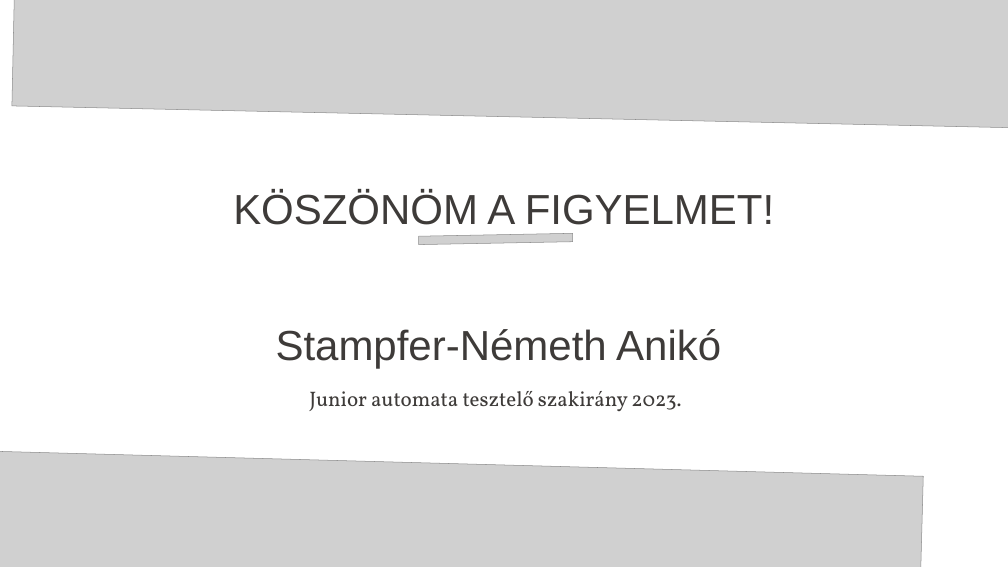
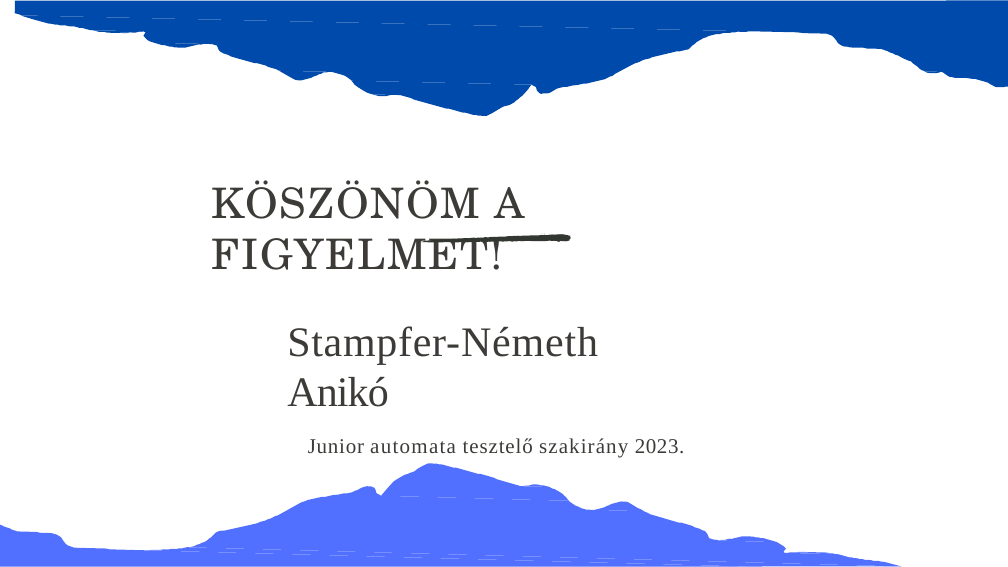
Before and after one commit to nemanihun/conduit, a slide deck: slide 8 of Vizsgaremek-vedes/Stampfer-Nemeth-Aniko-Conduit-Vizsgaremek-vedes-prezentacio.pptx. Drawn at 1008x567 pixels with LibreOffice and Linux fonts; fonts in the diff are those of the drawing; grey boxes stand for pictures; background and template pictures are left out. Boxes give left, top, right and bottom in pixels: in the first picture for what was removed or moved away, otherwise in the second. Text is boxed around its words. In the diff, an @@ line names an element or a change of style, - is before the commit and + after.

Commit message:
Final presentation 2023/04/22

```diff
--- a/Vizsgaremek-vedes/Stampfer-Nemeth-Aniko-Conduit-Vizsgaremek-vedes-prezentacio.pptx
+++ b/Vizsgaremek-vedes/Stampfer-Nemeth-Aniko-Conduit-Vizsgaremek-vedes-prezentacio.pptx
@@ picture removed at bbox=[12, 0, 1008, 127] @@
@@ freeform shape added at bbox=[15, 1, 1008, 116], fill #004AAC @@
@@ title "KÖSZÖNÖM A FIGYELMET!": place and size @@
-title "KÖSZÖNÖM A FIGYELMET!" at bbox=[233, 190, 774, 225]
+title "KÖSZÖNÖM A FIGYELMET!" at bbox=[212, 180, 524, 270]
@@ title "KÖSZÖNÖM A FIGYELMET!" at bbox=[212, 180, 524, 270]: font Arial to TeX Gyre Schola, text colour #3E3B39 to #3D3B38; letter spacing 0 to 3 pt in "KÖSZÖNÖM"; letter spacing 0 to 2.5 pt in "FIGYELMET!"; alignment centre to left; indent changed; line spacing 72pt to 1; more space between paragraphs @@
@@ picture removed at bbox=[419, 233, 573, 245] @@
@@ freeform shape added at bbox=[420, 234, 571, 242], fill #333731 @@
@@ text at bbox=[287, 326, 598, 407]: font Arial to Times New Roman, text colour #3E3B39 to #3D3B38 in "Stampfer-Németh Anikó"; letter spacing 0 to 1.1 pt, letter spacing 0 to 1.2 pt in "Stampfer-Németh"; letter spacing 0 to -1.2 pt in "Anikó"; alignment centre to left; indent changed; line spacing 78pt to 1; more space between paragraphs @@
@@ text "Stampfer-Németh Anikó": place and size @@
-text "Stampfer-Németh Anikó" at bbox=[276, 329, 721, 369]
+text "Stampfer-Németh Anikó" at bbox=[287, 326, 685, 458]
@@ text removed at bbox=[309, 391, 681, 411] @@
-Junior automata tesztelő szakirány 2023.
@@ picture removed at bbox=[0, 449, 923, 567] @@
@@ text at bbox=[308, 438, 685, 458]: paragraph added @@
+Junior automata tesztelő szakirány 2023.
@@ freeform shape added at bbox=[0, 463, 902, 566], fill #5270FF @@
```
Also in this commit, not shown: 6 other slides changed, 1 slide added, 1 slide removed.
